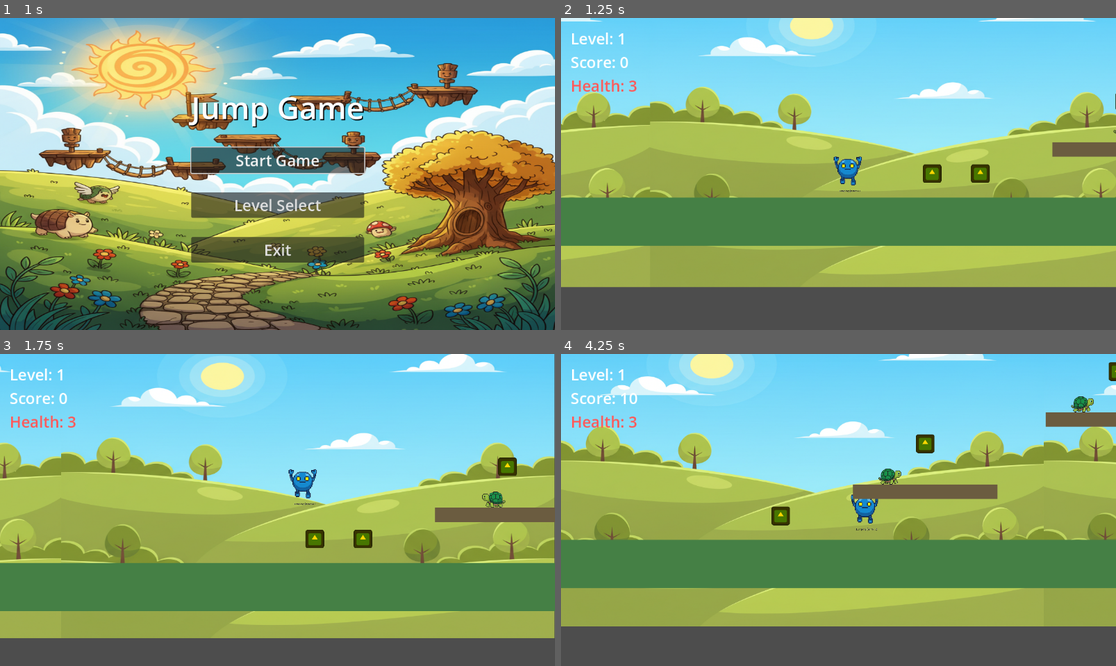
Above: before the commit, frames 1-4 (two rows, left to right).
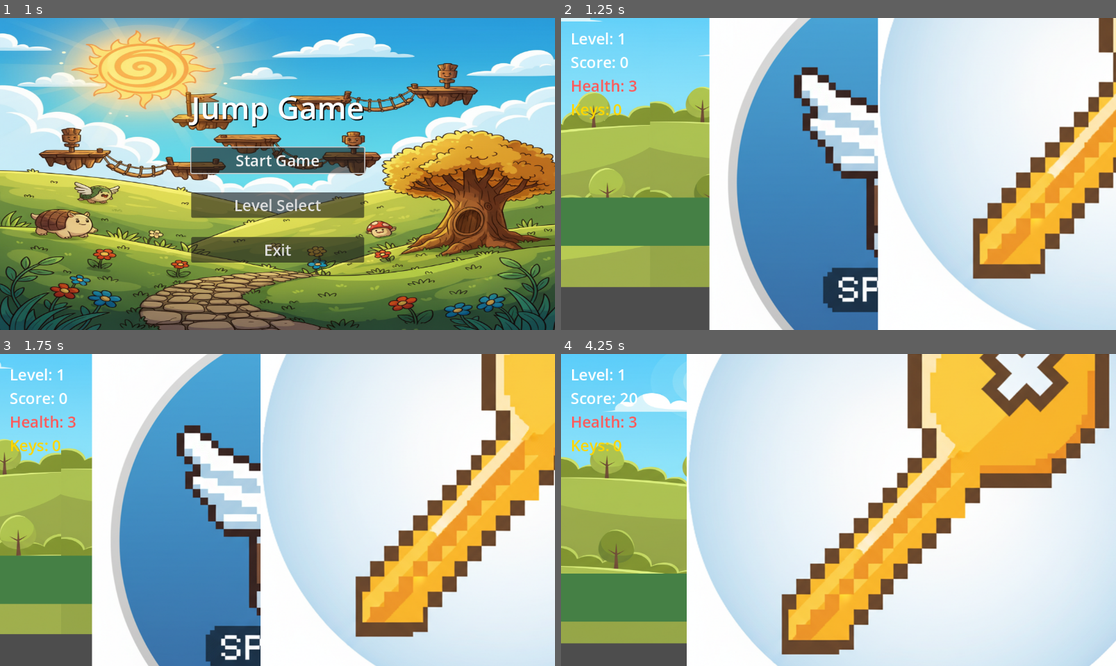
Above: after the commit, the same moments.

Repository: Paul-Hoke/2d-scroller-game
Game: Godot game, scene res://scenes/ui/SplashScreen.tscn
The game is run twice, just before and just after one commit, with the same random seed, the same clock (stepped at 60 frames per second) and the same inputs. The engine's default icon, where the game draws it, is replaced by a stand-in: a white triangle on a blue panel in a dark square.
Inputs:
- Up to frame 1 (1 s): tap Enter (ui_accept) at 0.5 s; hold D (move_right) from 0.53 s (still down); tap Space (jump) at 0.6, 0.77 s
- Up to frame 2 (1.25 s): keep holding D (move_right); tap Space (jump) at 1.07 s
- Up to frame 3 (1.75 s): keep holding D (move_right); tap Space (jump) at 1.35, 1.52 s
- Up to frame 4 (4.25 s): tap Space (jump) at 1.82, 2.1, 2.85, 3.02, 3.32, 3.6, 3.77, 4.07 s; release D (move_right) at 2.03 s; hold A (move_left) 2.03-2.78 s; hold D (move_right) from 2.78 s (still down)

Frame 1 is identical in both runs. In frame 2, 73% of the frame differs, in the area x 2-100%, y 0-100%; in frame 3, 85%; in frame 4, 87%, in the area x 0-100%, y 0-100%.

Commit message:
Turn game into a metroidvania
Implemented core Metroidvania mechanics:
- Added Inventory system to GameState (Keys reset per level, Powerups persist).
- Created Key, Door, and Powerup objects.
- Restricted Player Double Jump to require 'double_jump' powerup.
- Updated Main level to demonstrate mechanics (get powerup -> double jump to key -> open door).
- Updated HUD to display key count.
- Added pixel art assets for items and objects.

Fixes #34

Diff:
--- a/scenes/Main.tscn
+++ b/scenes/Main.tscn
@@ -8,6 +8,9 @@
 [ext_resource type="PackedScene" path="res://scenes/objects/Goal.tscn" id="6_goal"]
 [ext_resource type="PackedScene" path="res://scenes/ui/PauseMenu.tscn" id="7_pause"]
 [ext_resource type="Script" path="res://scripts/LevelLogic.gd" id="8_logic"]
+[ext_resource type="PackedScene" path="res://scenes/objects/Key.tscn" id="9_key"]
+[ext_resource type="PackedScene" path="res://scenes/objects/Door.tscn" id="10_door"]
+[ext_resource type="PackedScene" path="res://scenes/objects/Powerup.tscn" id="11_powerup"]
 
 [sub_resource type="RectangleShape2D" id="RectangleShape2D_floor"]
 size = Vector2(2000, 100)
@@ -64,6 +67,9 @@
 offset_bottom = 15.0
 color = Color(0.42, 0.36, 0.25, 1)
 
+[node name="Door" parent="LevelGeometry" instance=ExtResource("10_door")]
+position = Vector2(1400, 518)
+
 [node name="Enemies" type="Node" parent="."]
 
 [node name="Enemy1" parent="Enemies" instance=ExtResource("3_enemy")]
@@ -86,6 +92,12 @@
 [node name="Coin4" parent="Collectibles" instance=ExtResource("5_coin")]
 position = Vector2(1200, 200)
 
+[node name="Powerup" parent="Collectibles" instance=ExtResource("11_powerup")]
+position = Vector2(450, 518)
+
+[node name="Key" parent="Collectibles" instance=ExtResource("9_key")]
+position = Vector2(800, 350)
+
 [node name="Goal" parent="." instance=ExtResource("6_goal")]
 position = Vector2(1500, 500)
 next_level_path = "res://scenes/levels/Level2.tscn"
--- /dev/null
+++ b/scenes/objects/Door.tscn
@@ -0,0 +1,26 @@
+[gd_scene load_steps=5 format=3 uid="uid://doorplaceholder"]
+
+[ext_resource type="Script" path="res://scripts/objects/Door.gd" id="1_script"]
+[ext_resource type="Texture2D" path="res://assets/object_door.png" id="2_icon"]
+
+[sub_resource type="RectangleShape2D" id="RectangleShape2D_door"]
+size = Vector2(64, 64)
+
+[sub_resource type="RectangleShape2D" id="RectangleShape2D_area"]
+size = Vector2(80, 64)
+
+[node name="Door" type="StaticBody2D"]
+script = ExtResource("1_script")
+
+[node name="Sprite2D" type="Sprite2D" parent="."]
+texture = ExtResource("2_icon")
+
+[node name="CollisionShape2D" type="CollisionShape2D" parent="."]
+shape = SubResource("RectangleShape2D_door")
+
+[node name="InteractionArea" type="Area2D" parent="."]
+collision_layer = 0
+collision_mask = 2
+
+[node name="CollisionShape2D" type="CollisionShape2D" parent="InteractionArea"]
+shape = SubResource("RectangleShape2D_area")
--- /dev/null
+++ b/scenes/objects/Key.tscn
@@ -0,0 +1,18 @@
+[gd_scene load_steps=4 format=3 uid="uid://keyplaceholder"]
+
+[ext_resource type="Script" path="res://scripts/objects/Key.gd" id="1_script"]
+[ext_resource type="Texture2D" path="res://assets/item_key.png" id="2_icon"]
+
+[sub_resource type="CircleShape2D" id="CircleShape2D_key"]
+radius = 16.0
+
+[node name="Key" type="Area2D"]
+collision_layer = 0
+collision_mask = 2
+script = ExtResource("1_script")
+
+[node name="Sprite2D" type="Sprite2D" parent="."]
+texture = ExtResource("2_icon")
+
+[node name="CollisionShape2D" type="CollisionShape2D" parent="."]
+shape = SubResource("CircleShape2D_key")
--- /dev/null
+++ b/scenes/objects/Powerup.tscn
@@ -0,0 +1,18 @@
+[gd_scene load_steps=4 format=3 uid="uid://powerupplaceholder"]
+
+[ext_resource type="Script" path="res://scripts/objects/Powerup.gd" id="1_script"]
+[ext_resource type="Texture2D" path="res://assets/item_double_jump.png" id="2_icon"]
+
+[sub_resource type="CircleShape2D" id="CircleShape2D_powerup"]
+radius = 16.0
+
+[node name="Powerup" type="Area2D"]
+collision_layer = 0
+collision_mask = 2
+script = ExtResource("1_script")
+
+[node name="Sprite2D" type="Sprite2D" parent="."]
+texture = ExtResource("2_icon")
+
+[node name="CollisionShape2D" type="CollisionShape2D" parent="."]
+shape = SubResource("CircleShape2D_powerup")
--- a/scenes/ui/HUD.tscn
+++ b/scenes/ui/HUD.tscn
@@ -31,3 +31,9 @@
 theme_override_colors/font_color = Color(1, 0.35, 0.35, 1)
 theme_override_font_sizes/font_size = 32
 text = "Health: 3"
+
+[node name="KeysLabel" type="Label" parent="MarginContainer/VBoxContainer"]
+layout_mode = 2
+theme_override_colors/font_color = Color(1, 0.84, 0, 1)
+theme_override_font_sizes/font_size = 32
+text = "Keys: 0"
--- a/scripts/GameState.gd
+++ b/scripts/GameState.gd
@@ -4,6 +4,8 @@
 signal health_changed(new_health)
 signal life_gained()
 signal level_changed(new_level_name)
+signal keys_changed(count)
+signal powerup_obtained(name)
 
 var score: int = 0
 var health: int = 3
@@ -11,6 +13,12 @@
 var current_level_name: String = "1"
 
 var last_life_score: int = 0
+
+# Inventory / Metroidvania logic
+var keys: int = 0
+var powerups: Dictionary = {
+	"double_jump": false
+}
 
 # Stats for Victory Screen
 var stats_health_gained: int = 0
@@ -47,6 +55,8 @@
 	score = 0
 	health = 3
 	last_life_score = 0
+	keys = 0
+	powerups = {"double_jump": false}
 	stats_health_gained = 0
 	stats_health_lost = 0
 	stats_double_jumps = 0
@@ -55,9 +65,12 @@
 	_level_start_time = Time.get_ticks_msec() / 1000.0
 	score_changed.emit(score)
 	health_changed.emit(health)
+	keys_changed.emit(keys)
 
 func start_level_timer():
 	_level_start_time = Time.get_ticks_msec() / 1000.0
+	keys = 0
+	keys_changed.emit(keys)
 
 func complete_level():
 	var end_time = Time.get_ticks_msec() / 1000.0
@@ -76,6 +89,21 @@
 		health_changed.emit(health)
 		life_gained.emit()
 		sfx_life.play()
+
+func add_key():
+	keys += 1
+	keys_changed.emit(keys)
+
+func use_key() -> bool:
+	if keys > 0:
+		keys -= 1
+		keys_changed.emit(keys)
+		return true
+	return false
+
+func add_powerup(p_name: String):
+	powerups[p_name] = true
+	powerup_obtained.emit(p_name)
 
 func play_kill_sound():
 	sfx_kill.play()
--- a/scripts/actors/Player.gd
+++ b/scripts/actors/Player.gd
@@ -55,7 +55,9 @@
 
 	# Handle jump.
 	if Input.is_action_just_pressed("jump"):
-		if is_on_floor() or jump_count < max_jumps:
+		var can_double_jump = GameState.powerups.get("double_jump", false)
+		# Allow jump if on floor, OR if we have jumps left AND (it's the first jump OR we have double jump powerup)
+		if is_on_floor() or (jump_count < max_jumps and (jump_count == 0 or can_double_jump)):
 			velocity.y = jump_velocity
 			jump_count += 1
 			if jump_count == 2:
--- /dev/null
+++ b/scripts/objects/Door.gd
@@ -0,0 +1,30 @@
+extends StaticBody2D
+
+@onready var collision_shape: CollisionShape2D = $CollisionShape2D
+@onready var sprite: Sprite2D = $Sprite2D
+@onready var interaction_area: Area2D = $InteractionArea
+
+var is_open: bool = false
+
+func _ready() -> void:
+	interaction_area.body_entered.connect(_on_body_entered)
+
+func _on_body_entered(body: Node2D) -> void:
+	if is_open:
+		return
+
+	if body.is_in_group("player"):
+		if GameState.use_key():
+			open_door()
+		else:
+			# TODO: Show "Locked" message or sound
+			pass
+
+func open_door():
+	is_open = true
+	# Disable collision
+	collision_shape.set_deferred("disabled", true)
+	# Visual feedback
+	var tween = create_tween()
+	tween.tween_property(sprite, "modulate:a", 0.0, 0.5) # Fade out for now
+	# TODO: Play sound
--- /dev/null
+++ b/scripts/objects/Key.gd
@@ -0,0 +1,11 @@
+extends Area2D
+
+func _ready() -> void:
+	body_entered.connect(_on_body_entered)
+
+func _on_body_entered(body: Node2D) -> void:
+	if body.is_in_group("player"):
+		GameState.add_key()
+		# TODO: Play specific key sound
+		# GameState.sfx_life.play() # Placeholder
+		queue_free()
--- /dev/null
+++ b/scripts/objects/Powerup.gd
@@ -0,0 +1,12 @@
+extends Area2D
+
+@export var powerup_name: String = "double_jump"
+
+func _ready() -> void:
+	body_entered.connect(_on_body_entered)
+
+func _on_body_entered(body: Node2D) -> void:
+	if body.is_in_group("player"):
+		GameState.add_powerup(powerup_name)
+		# TODO: Play powerup sound
+		queue_free()
--- a/scripts/ui/HUD.gd
+++ b/scripts/ui/HUD.gd
@@ -3,17 +3,20 @@
 @onready var score_label: Label = $MarginContainer/VBoxContainer/ScoreLabel
 @onready var health_label: Label = $MarginContainer/VBoxContainer/HealthLabel
 @onready var level_label: Label = $MarginContainer/VBoxContainer/LevelLabel
+@onready var keys_label: Label = $MarginContainer/VBoxContainer/KeysLabel
 
 func _ready() -> void:
 	# Connect to GameState signals
 	GameState.score_changed.connect(_on_score_changed)
 	GameState.health_changed.connect(_on_health_changed)
 	GameState.level_changed.connect(_on_level_changed)
+	GameState.keys_changed.connect(_on_keys_changed)
 
 	# Initialize labels
 	_on_score_changed(GameState.score)
 	_on_health_changed(GameState.health)
 	_on_level_changed(GameState.current_level_name)
+	_on_keys_changed(GameState.keys)
 
 func _on_score_changed(new_score: int) -> void:
 	score_label.text = "Score: " + str(new_score)
@@ -23,3 +26,6 @@
 
 func _on_level_changed(new_level_name: String) -> void:
 	level_label.text = "Level: " + new_level_name
+
+func _on_keys_changed(count: int) -> void:
+	keys_label.text = "Keys: " + str(count)
Binary file added: assets/item_double_jump.png
Binary file added: assets/item_key.png
Binary file added: assets/object_door.png
Not shown: 1 places in scenes/Main.tscn that only renumber resources
